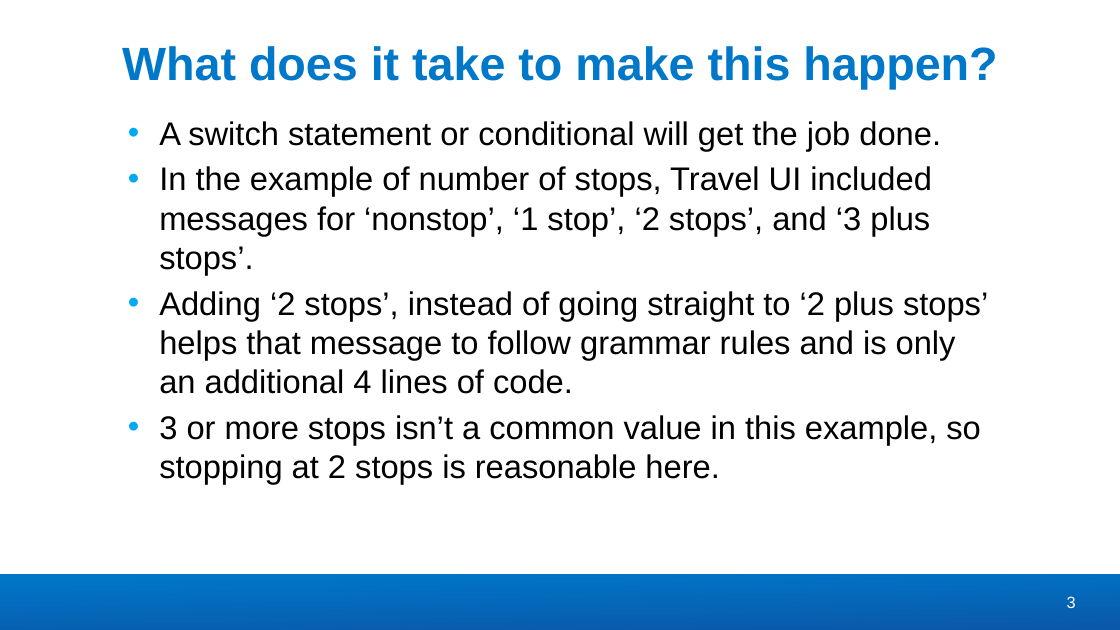
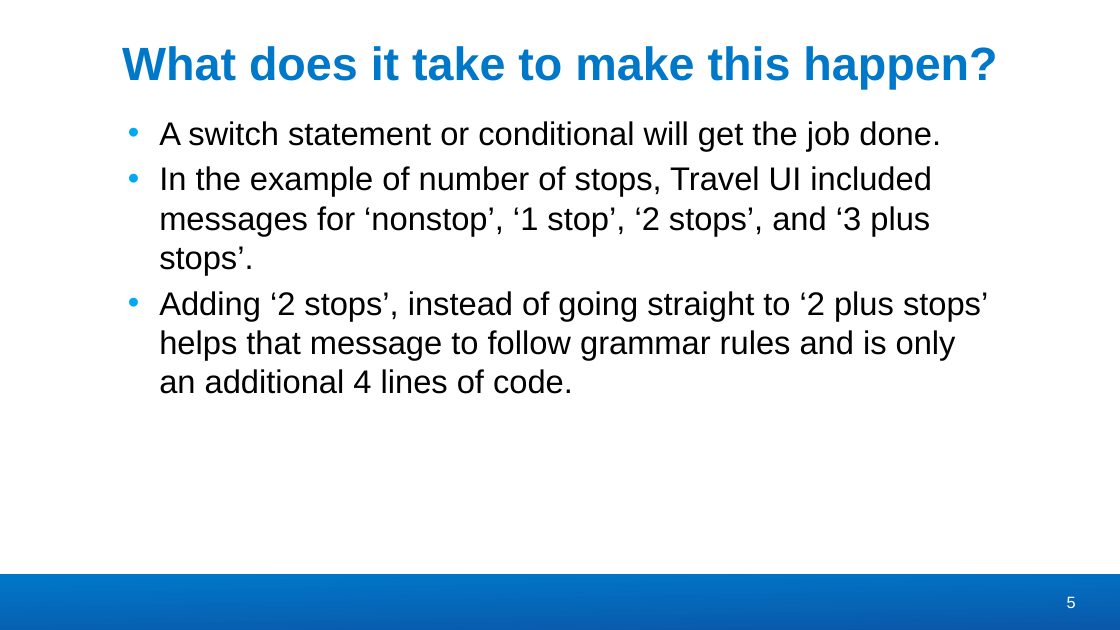
Before and after one commit to concur/react-concur, a slide deck: slide 5 of pluralization-localization/pluralization-practices.pptx (slide 3 before the commit). Drawn at 1120x630 pixels with LibreOffice and Linux fonts; fonts in the diff are those of the drawing; background and template pictures are left out. Boxes give left, top, right and bottom in pixels: in the first picture for what was removed or moved away, otherwise in the second. Text is boxed around its words. In the diff, an @@ line names an element or a change of style, - is before the commit and + after.

```diff
--- a/pluralization-localization/pluralization-practices.pptx
+++ b/pluralization-localization/pluralization-practices.pptx
@@ text at (x1=159, y1=415, x2=980, y2=484): paragraph removed @@
-• 3 or more stops isn’t a common value in this example, so stopping at 2 stops is reasonable here.
@@ page number at (x1=1067, y1=596, x2=1076, y2=608): text changed @@
-3
+5
```
Also in this commit, not shown: 2 other slides changed, 2 slides added.
